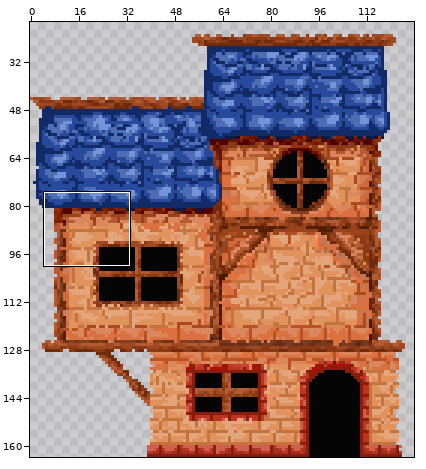
Sprite sheet: ressources/Assets/world/house.png. Above: a wide view before the commit, with the close-up outlined.
Close-up. As it was:
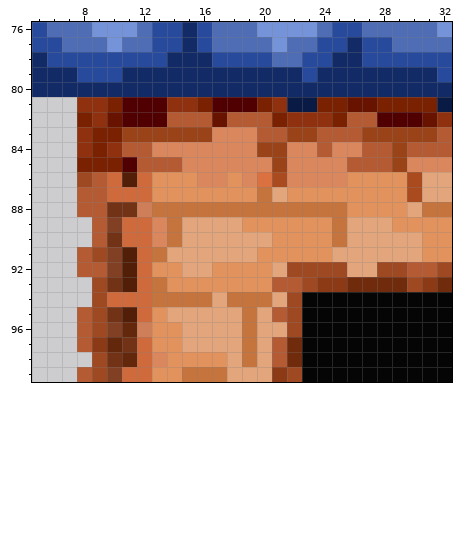
The file is 128x164 pixels. Colours within 5 levels of each other are drawn and written as one. Shown: x 5..32, y 76..99. The wide view leaves out empty margins. The commit also changed other parts of the picture, which this record leaves out.
And afterwards:
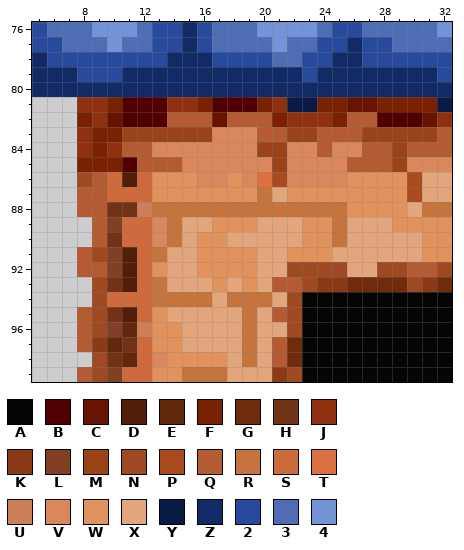
Palette (. is transparent): A #050505  B #500001  C #681300  D #531e07  E #63270c  F #792100  G #6f2b0c  H #723216  J #8f310f  K #8b3a15  L #813f23  M #9a4319  N #9f4923  P #a94b1e  Q #b45b34  R #c5743d  S #ce6a3c  T #db7041  U #ce7e58  V #db875e  W #e1925d  X #e3a57b  Y #091a44  Z #122b67  2 #284a9c  3 #4f6db4  4 #7593d8
From old to new:
Colour X gives way to colour W in row 89 at x 17 to 18; in row 90 at x 16 to 17; in row 91 at x 16 to 19; in row 92 at x 16.
Colour W gives way to colour X in row 89 at x 20 to 22; in row 90 at x 21 to 22; in row 91 at x 20 to 21; in row 92 at x 14 and 20; in row 93 at x 14 to 16, 18 and 20.
Boxes around the changes in both close-ups, in picture pixels (x1, y1, x2, y2):
changed: (167, 217, 302, 292)
